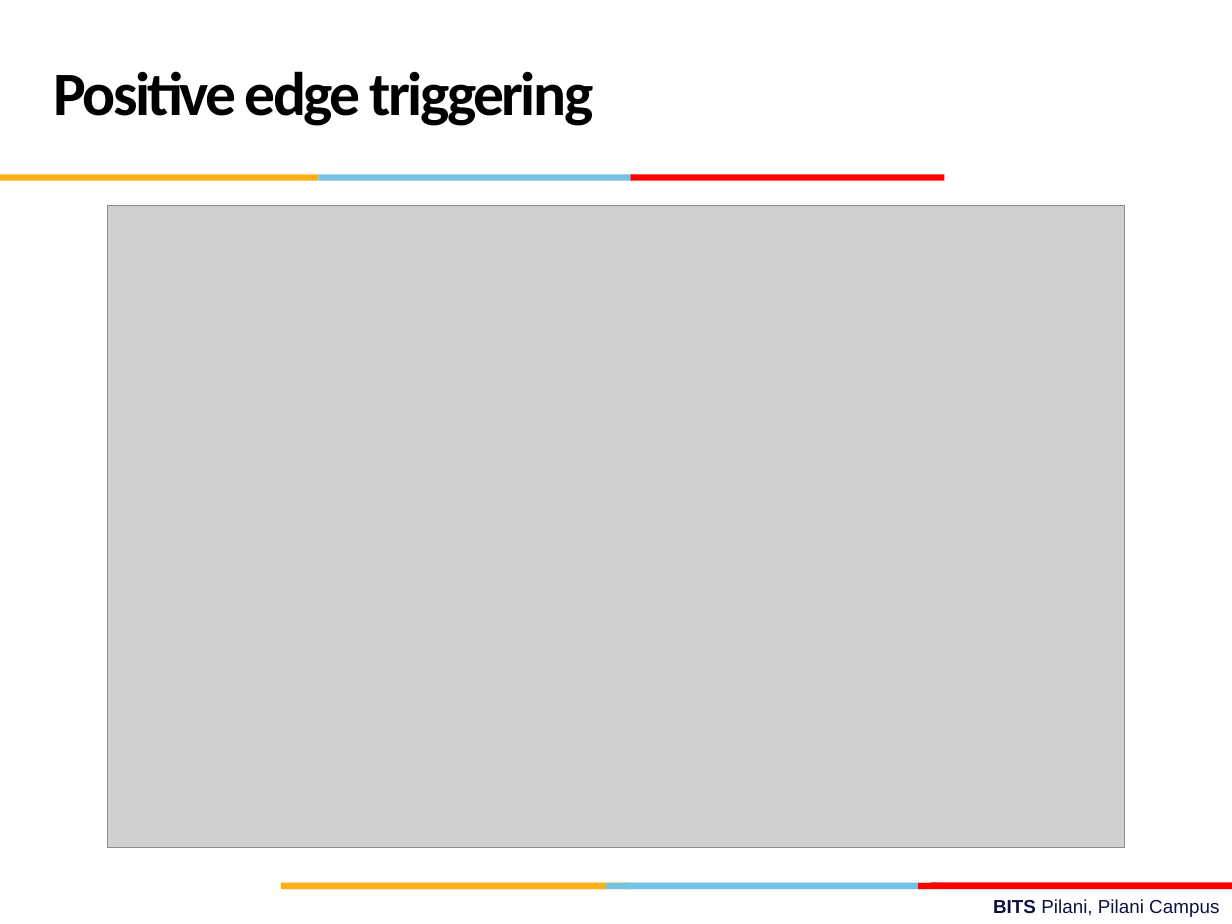
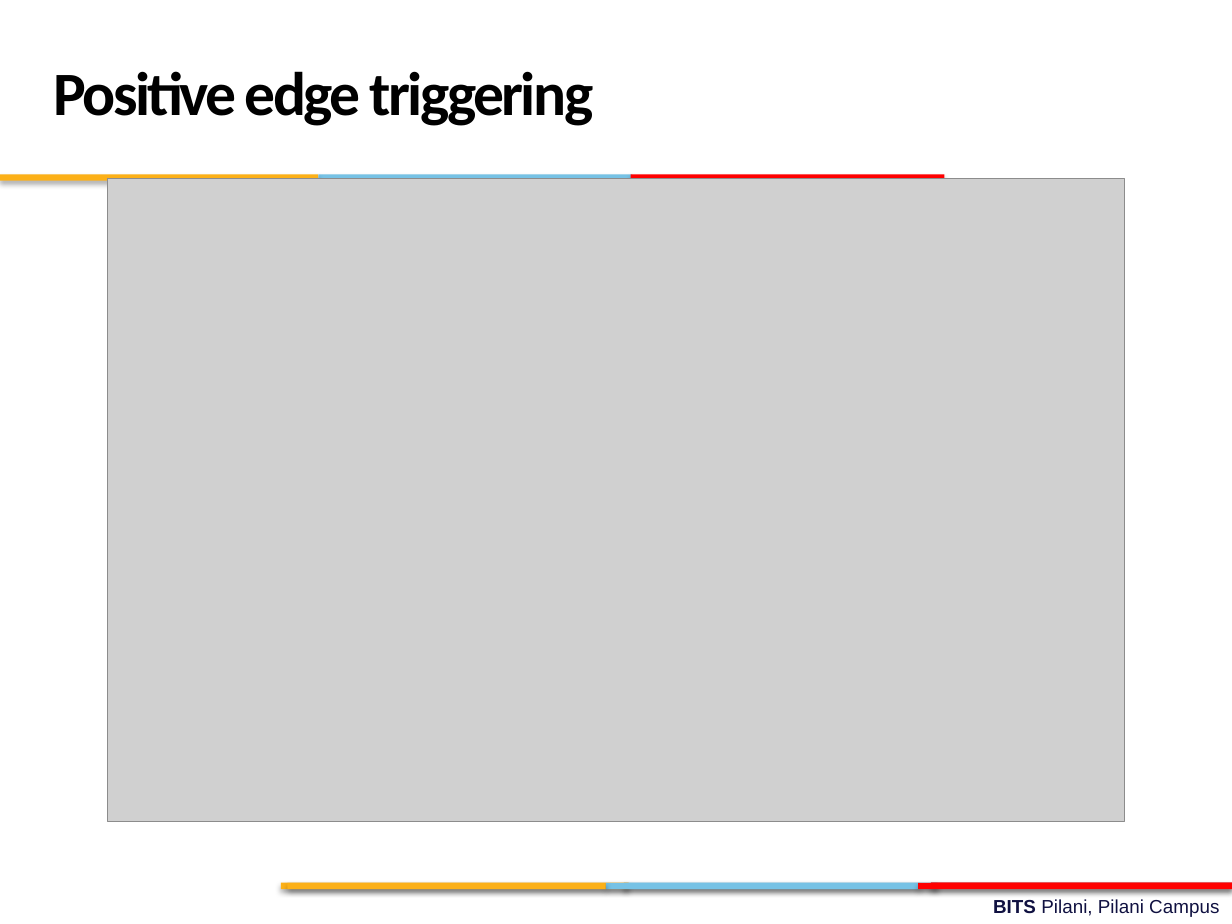
Before and after one commit to gsaurabhr-teaching/f215-2026, a slide deck: slide 8 of Lec-17.pptx. Drawn at 1232x924 pixels with LibreOffice and Linux fonts; fonts in the diff are those of the drawing; grey boxes stand for pictures; background and template pictures are left out. Boxes give left, top, right and bottom in pixels: in the first picture for what was removed or moved away, otherwise in the second. Text is boxed around its words. In the diff, an @@ line names an element or a change of style, - is before the commit and + after.

```diff
--- a/Lec-17.pptx
+++ b/Lec-17.pptx
@@ picture: place and size @@
-picture at [108, 206, 1125, 848]
+picture at [108, 179, 1125, 821]
@@ shadow on in 9 elements at [623, 882, 938, 888], [931, 882, 1232, 888], [281, 882, 628, 888], [606, 883, 920, 890], [287, 883, 605, 890], [918, 883, 1232, 890], [318, 175, 632, 181], [0, 175, 318, 181], [631, 175, 945, 181] @@
```
Also in this commit, not shown: 19 other slides changed, 2 slides added, 1 slide removed.
